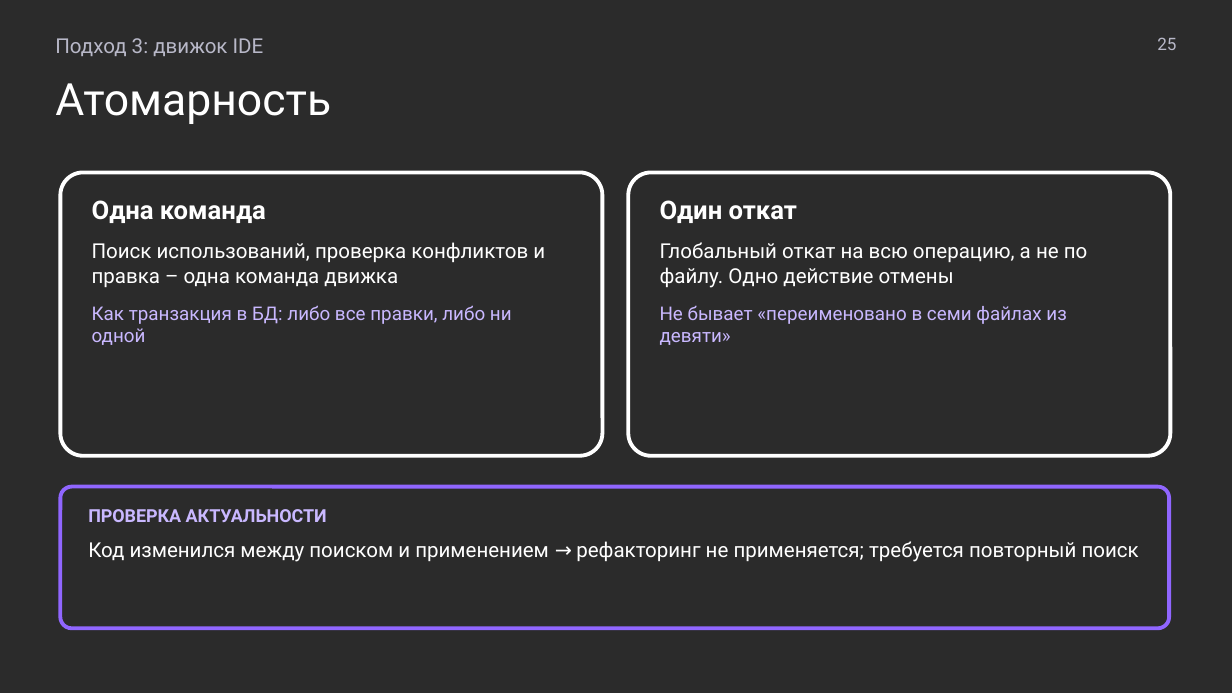
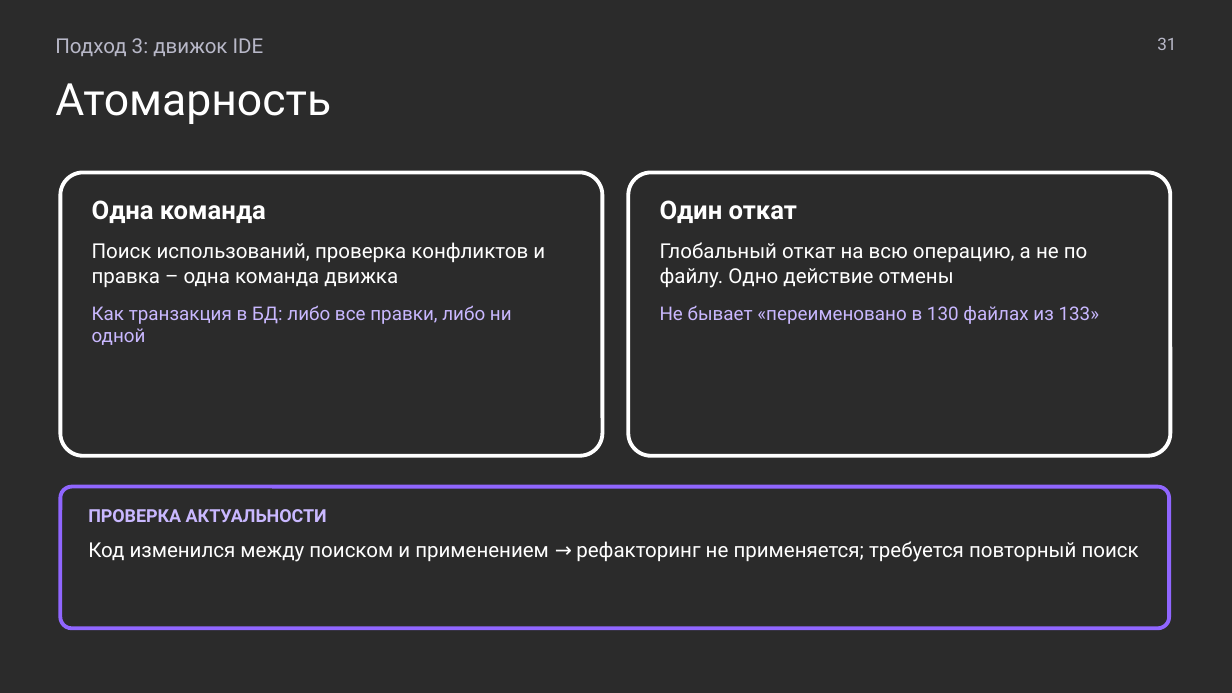
Before and after one commit to MchKosticyn/ide-refactoring-in-ai-agents, a slide deck: slide 31 of Доклад_ Рефакторинг в ИИ-агентах.pptx (slide 25 before the commit). Drawn at 1232x693 pixels with LibreOffice and Linux fonts; fonts in the diff are those of the drawing; background and template pictures are left out; a plain dark background stands for a picture behind light text. Boxes give left, top, right and bottom in pixels: in the first picture for what was removed or moved away, otherwise in the second. Text is boxed around its words. In the diff, an @@ line names an element or a change of style, - is before the commit and + after.

```diff
--- a/Доклад_ Рефакторинг в ИИ-агентах.pptx
+++ b/Доклад_ Рефакторинг в ИИ-агентах.pptx
@@ text at (1157, 37, 1176, 50): text changed @@
-25
+31
@@ text in rounded rectangle at (660, 305, 1100, 324): text changed @@
-Не бывает «переименовано в семи файлах из девяти»
+Не бывает «переименовано в 130 файлах из 133»
```
Also in this commit, not shown: 20 other slides changed, 18 slides added, 12 slides removed, 2 other files.
